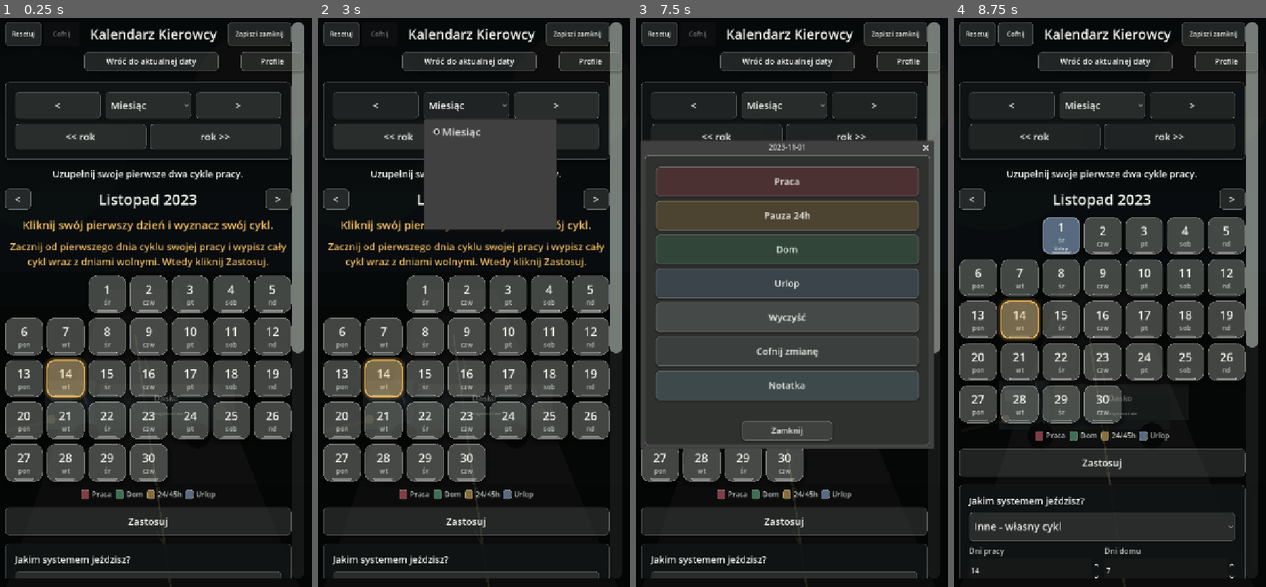
Above: before the commit, frames 1-4 (left to right).
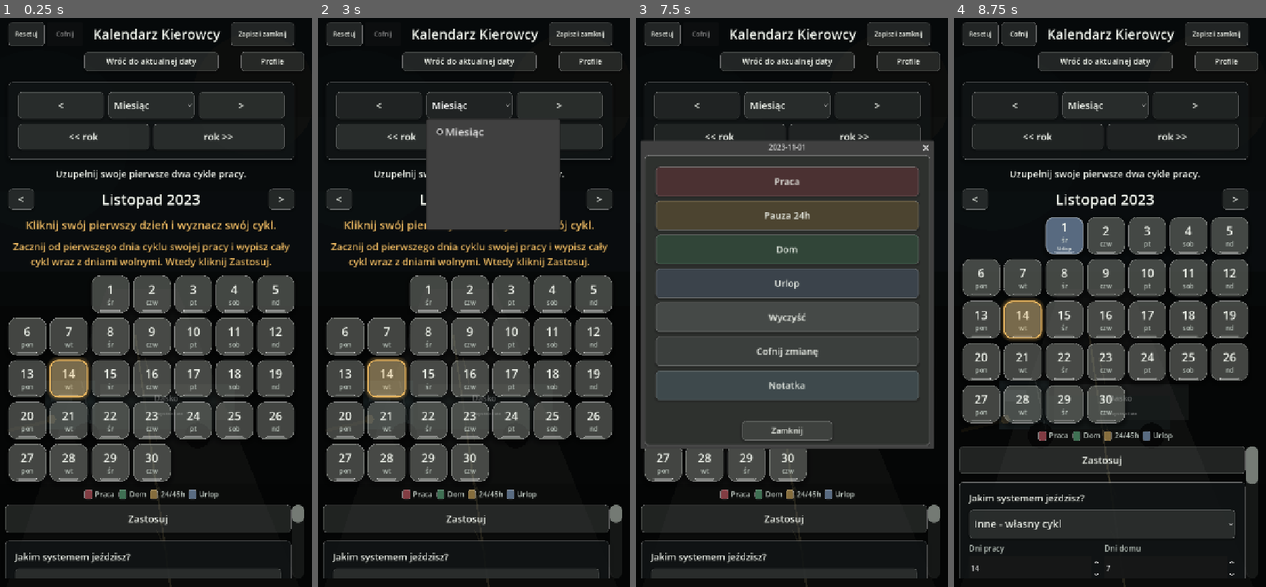
Above: after the commit, the same moments.

Repository: ElKlient/IDOL-Genesis
Game: Godot game, scene res://scenes/main.tscn
The game is run twice, just before and just after one commit, with the same random seed, the same clock (stepped at 60 frames per second) and the same inputs.
Inputs (mouse positions are in pixels of both pictures, inside the frame that each line leads up to):
- Up to frame 1 (0.25 s): no input
- Up to frame 2 (3 s): click "Zapisz i zamknij" at 0.5 s; click "Cofnij" at 1.25 s; click "<" at 2 s; click "Miesiąc" at 2.75 s
- Up to frame 3 (7.5 s): click ">" at 3.5 s; click "<< rok" at 4.25 s; click "rok >>" at 5 s; click "<" at 5.75 s; click ">" at 6.5 s; click (742, 296) at 7.27 s
- Up to frame 4 (8.75 s): click (1063, 296) at 8.02 s

The runs differ from the first frame. In frame 1, 17% of the frame differs, in the area x 1-98%, y 0-98%; in frame 2, 16%; in frame 3, 6.4%; in frame 4, 16%.

Commit message:
Keep calendar outside menu scroll

Diff:
--- a/scripts/main.gd
+++ b/scripts/main.gd
@@ -68,6 +68,7 @@
 
 var main_scroll: ScrollContainer
 var calendar_root: VBoxContainer
+var options_root: VBoxContainer
 var months_box: VBoxContainer
 var return_today_button: Button
 var profile_button: Button
@@ -233,6 +234,29 @@
 	safe_margin.add_theme_constant_override("margin_bottom", 20)
 	add_child(safe_margin)
 
+	var screen_root := VBoxContainer.new()
+	screen_root.size_flags_horizontal = Control.SIZE_EXPAND_FILL
+	screen_root.size_flags_vertical = Control.SIZE_EXPAND_FILL
+	screen_root.add_theme_constant_override("separation", 12)
+	screen_root.resized.connect(_sync_calendar_root_width)
+	safe_margin.add_child(screen_root)
+
+	var calendar_center := CenterContainer.new()
+	calendar_center.size_flags_horizontal = Control.SIZE_EXPAND_FILL
+	screen_root.add_child(calendar_center)
+
+	_add_return_today_overlay()
+	_add_reset_undo_overlay()
+	_add_profile_overlay()
+	_add_calendar_only_return_overlay()
+
+	var root := VBoxContainer.new()
+	calendar_root = root
+	root.custom_minimum_size = Vector2(PORTRAIT_WIDTH, 0)
+	root.size_flags_horizontal = Control.SIZE_SHRINK_CENTER
+	root.add_theme_constant_override("separation", 18)
+	calendar_center.add_child(root)
+
 	main_scroll = ScrollContainer.new()
 	main_scroll.horizontal_scroll_mode = ScrollContainer.SCROLL_MODE_DISABLED
 	main_scroll.scroll_deadzone = TOUCH_SCROLL_DEADZONE_MENU
@@ -240,25 +264,19 @@
 	main_scroll.size_flags_vertical = Control.SIZE_EXPAND_FILL
 	main_scroll.resized.connect(_sync_calendar_root_width)
 	main_scroll.gui_input.connect(_on_main_scroll_gui_input)
-	safe_margin.add_child(main_scroll)
+	screen_root.add_child(main_scroll)
 	_lock_horizontal_scroll_deferred()
 	_style_main_scrollbar()
 
-	var center := CenterContainer.new()
-	center.size_flags_horizontal = Control.SIZE_EXPAND_FILL
-	main_scroll.add_child(center)
-
-	_add_return_today_overlay()
-	_add_reset_undo_overlay()
-	_add_profile_overlay()
-	_add_calendar_only_return_overlay()
-
-	var root := VBoxContainer.new()
-	calendar_root = root
-	root.custom_minimum_size = Vector2(PORTRAIT_WIDTH, 0)
-	root.size_flags_horizontal = Control.SIZE_SHRINK_CENTER
-	root.add_theme_constant_override("separation", 18)
-	center.add_child(root)
+	var options_center := CenterContainer.new()
+	options_center.size_flags_horizontal = Control.SIZE_EXPAND_FILL
+	main_scroll.add_child(options_center)
+
+	options_root = VBoxContainer.new()
+	options_root.custom_minimum_size = Vector2(PORTRAIT_WIDTH, 0)
+	options_root.size_flags_horizontal = Control.SIZE_SHRINK_CENTER
+	options_root.add_theme_constant_override("separation", 18)
+	options_center.add_child(options_root)
 	_sync_calendar_root_width()
 
 	header_bar = HBoxContainer.new()
@@ -331,25 +349,25 @@
 	root.add_child(legend_bar)
 
 	quick_navigation_panel = _build_quick_navigation_panel()
-	root.add_child(quick_navigation_panel)
+	options_root.add_child(quick_navigation_panel)
 
 	settings_toggle_button = Button.new()
 	settings_toggle_button.text = "Zastosuj"
 	_connect_tap(settings_toggle_button, Callable(self, "_on_settings_primary_pressed"))
 	_prepare_control(settings_toggle_button, 22, 62)
-	root.add_child(settings_toggle_button)
+	options_root.add_child(settings_toggle_button)
 
 	settings_panel = _build_settings_panel()
-	root.add_child(settings_panel)
+	options_root.add_child(settings_panel)
 	day_tools_panel = _build_day_tools_panel()
-	root.add_child(day_tools_panel)
+	options_root.add_child(day_tools_panel)
 
 	calendar_only_toggle_button = Button.new()
 	calendar_only_toggle_button.text = "Pokaż tylko kalendarz"
 	_connect_tap(calendar_only_toggle_button, Callable(self, "_enter_calendar_only_mode"))
 	_prepare_control(calendar_only_toggle_button, 22, 62)
 	calendar_only_toggle_button.visible = false
-	root.add_child(calendar_only_toggle_button)
+	options_root.add_child(calendar_only_toggle_button)
 	_set_settings_visible(true)
 
 	_build_day_action_dialog()
@@ -1051,6 +1069,8 @@
 		calendar_only_mode = false
 	_update_main_scroll_touch_mode()
 
+	if main_scroll != null:
+		main_scroll.visible = not calendar_only_mode
 	if navigation_panel != null:
 		navigation_panel.visible = not saved and not calendar_only_mode
 	if quick_navigation_panel != null:
@@ -1097,18 +1117,27 @@
 
 	main_scroll.scroll_deadzone = TOUCH_SCROLL_DEADZONE_MENU
 	main_scroll.horizontal_scroll_mode = ScrollContainer.SCROLL_MODE_DISABLED
+	main_scroll.vertical_scroll_mode = ScrollContainer.SCROLL_MODE_DISABLED if calendar_only_mode else ScrollContainer.SCROLL_MODE_AUTO
+	if calendar_only_mode:
+		main_scroll.scroll_vertical = 0
 	_lock_horizontal_scroll_deferred()
 
 
 func _sync_calendar_root_width() -> void:
-	if main_scroll == null or calendar_root == null:
-		return
-
-	var available_width := main_scroll.size.x - SCROLLBAR_TOUCH_WIDTH
+	if calendar_root == null and options_root == null:
+		return
+
+	var available_width := get_viewport_rect().size.x - 36.0 - SCROLLBAR_TOUCH_WIDTH
+	if main_scroll != null and main_scroll.size.x > 0.0:
+		available_width = main_scroll.size.x - SCROLLBAR_TOUCH_WIDTH
 	if available_width <= 0.0:
 		return
 
-	calendar_root.custom_minimum_size.x = minf(float(PORTRAIT_WIDTH), available_width)
+	var root_width := minf(float(PORTRAIT_WIDTH), available_width)
+	if calendar_root != null:
+		calendar_root.custom_minimum_size.x = root_width
+	if options_root != null:
+		options_root.custom_minimum_size.x = root_width
 	_lock_horizontal_scroll_deferred()
 
 
